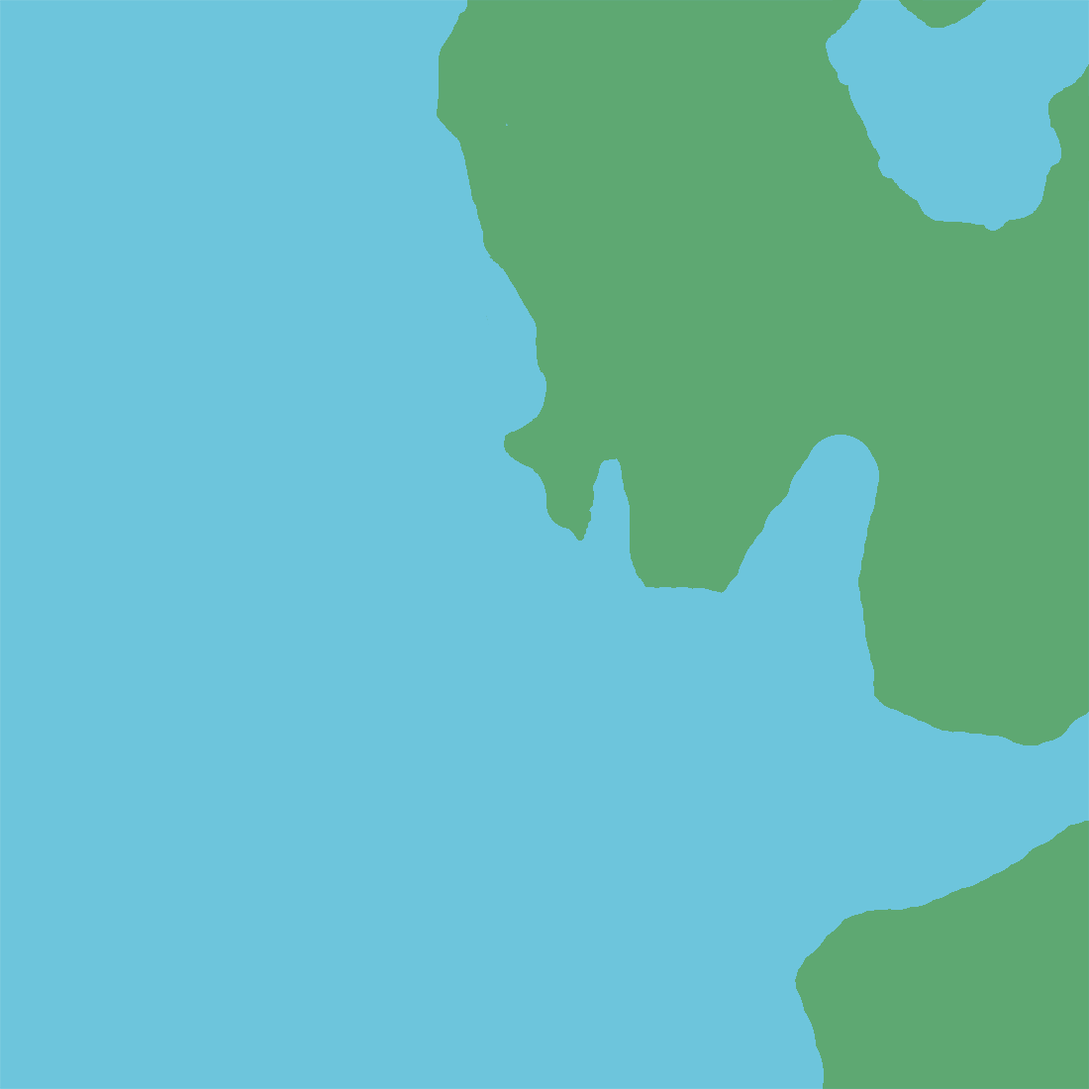
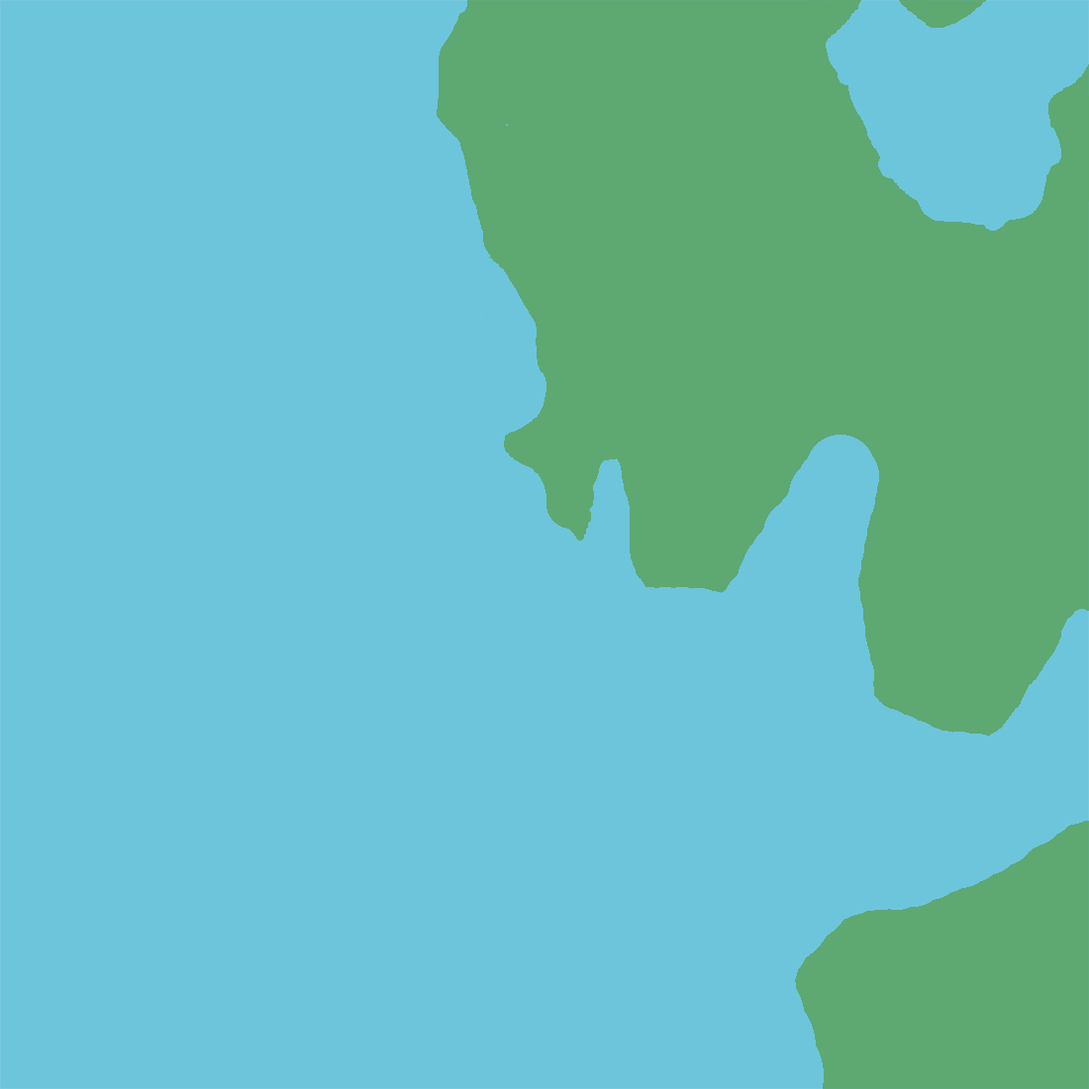
Layers edited between the first and the second 1089 x 1089 image:
added group "Geo" with 4 layers over [990, 608, 1089, 746]
added layer "Terrain" in group "Geo" over [990, 608, 1089, 746]
renamed "Layer 0" to "Water", moved it into group "Geo", painted on it over [990, 608, 1089, 746]
